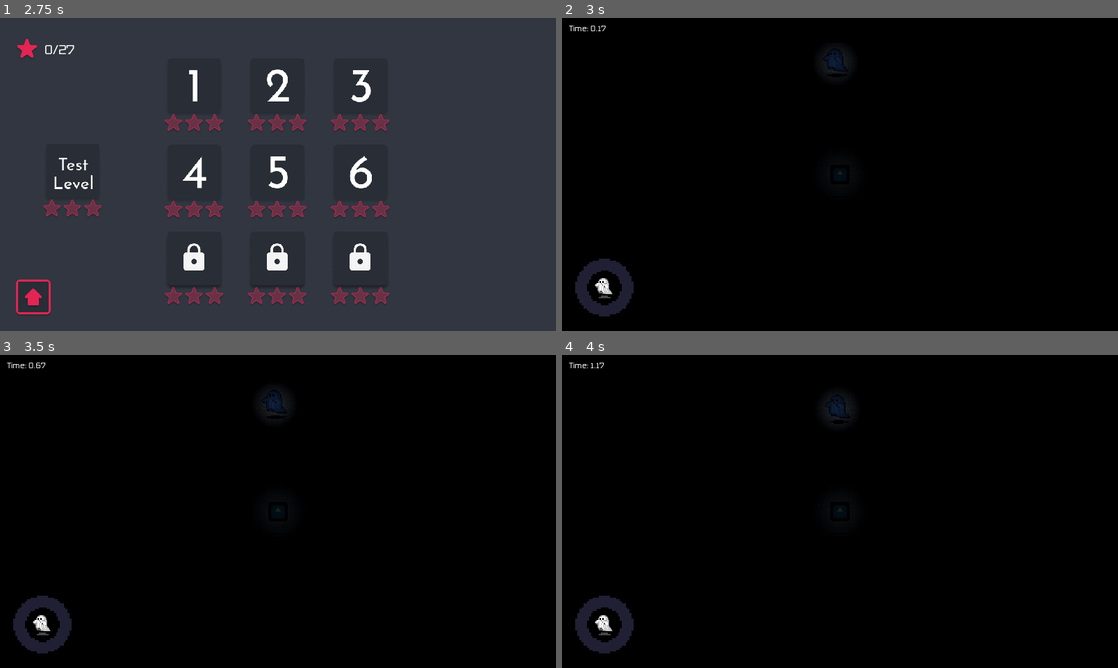
Above: before the commit, frames 1-4 (two rows, left to right).
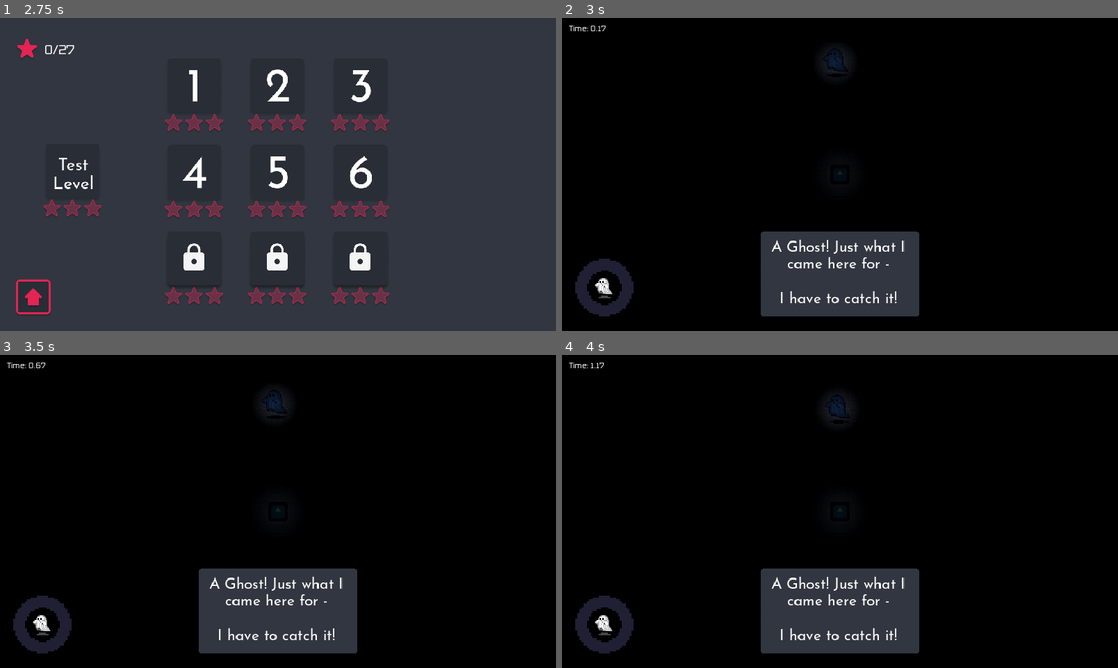
Above: after the commit, the same moments.

Repository: junyynyyn/Summer-Jam-2024
Game: Godot game, scene res://Scenes/Menus/main_menu.tscn
Same seed, same stepped clock (60 frames per second), same inputs: the game is played once before the commit and once after it. The engine's default icon, where the game draws it, is replaced by a stand-in: a white triangle on a blue panel in a dark square.
Inputs (mouse positions are in pixels of both pictures, inside the frame that each line leads up to):
- Up to frame 1 (2.75 s): click (278, 174) at 0.52 s; type "Alex" at 0.6 s; tap Enter at 1.25 s; move the mouse to (400, 158) at 1.27 s; hold D (right) 1.28-2 s; click (400, 158) at 1.35 s; tap W (up) at 1.52 s; click "Level Select" at 2 s
- Up to frame 2 (3 s): click "1" at 2.75 s
- Up to frame 3 (3.5 s): no input
- Up to frame 4 (4 s): tap E at 3.5 s; drag from (728, 527) to (840, 511) at 3.52 s

Frame 1 is identical in both runs. In frame 2, 7.7% of the frame differs, in the area x 35-65%, y 68-96%; in frame 3, 7.7%; in frame 4, 7.7%.

Commit message:
tutorial tweaks

Diff:
--- a/UniMelb Game Jam/Scenes/Levels/Level1.tscn
+++ b/UniMelb Game Jam/Scenes/Levels/Level1.tscn
@@ -1,12 +1,18 @@
-[gd_scene load_steps=8 format=3 uid="uid://cmjbjdvhvqpls"]
+[gd_scene load_steps=12 format=3 uid="uid://cmjbjdvhvqpls"]
 
 [ext_resource type="PackedScene" uid="uid://dubob17g2sofp" path="res://Scenes/Levels/Level.tscn" id="1_jdcf6"]
 [ext_resource type="PackedScene" uid="uid://dq5u3limjb855" path="res://Scenes/Levels/Level2.tscn" id="2_byn5r"]
 [ext_resource type="PackedScene" uid="uid://cguvwquhnifu3" path="res://Scenes/Enemies/Running Ghost.tscn" id="2_lvkg5"]
+[ext_resource type="Texture2D" uid="uid://h18l58ni77lq" path="res://Sprites/UI/Title-less panel.png" id="3_uq3vk"]
 [ext_resource type="Texture2D" uid="uid://d04a2mgrajs6r" path="res://Sprites/light.webp" id="3_ysdjt"]
+[ext_resource type="FontFile" uid="uid://b6pvaw02h3ynf" path="res://Sprites/UI/JosefinSans-Regular.ttf" id="4_gaefc"]
 [ext_resource type="PackedScene" uid="uid://ii8dc3g05ti5" path="res://Scenes/Enemies/Turning Ghost.tscn" id="4_mbat5"]
 [ext_resource type="PackedScene" uid="uid://k0ennervu7tv" path="res://Scenes/Enemies/Tutorial Ghost.tscn" id="5_2kt7n"]
 [ext_resource type="PackedScene" uid="uid://wwgwxru6aw8v" path="res://Scenes/Objects/Pedestal.tscn" id="7_l2qfa"]
+[ext_resource type="Script" path="res://Scripts/Tutorial Prompts.gd" id="10_8b27o"]
+
+[sub_resource type="RectangleShape2D" id="RectangleShape2D_bkpq5"]
+size = Vector2(245, 52)
 
 [node name="Level" groups=["Level1"] instance=ExtResource("1_jdcf6")]
 level_name = "Level1"
@@ -14,7 +20,39 @@
 next_level = ExtResource("2_byn5r")
 TwoStar = 5.2
 ThreeStar = 4.2
-Gold = 3.78
+Gold = 3.67
+
+[node name="TextureRect" type="TextureRect" parent="UI" index="4"]
+visible = false
+show_behind_parent = true
+z_index = -1
+anchors_preset = 7
+anchor_left = 0.5
+anchor_top = 1.0
+anchor_right = 0.5
+anchor_bottom = 1.0
+offset_left = -167.0
+offset_top = -207.0
+offset_right = 167.0
+offset_bottom = -26.0
+grow_horizontal = 2
+grow_vertical = 0
+texture = ExtResource("3_uq3vk")
+expand_mode = 1
+
+[node name="Label" type="Label" parent="UI/TextureRect" index="0"]
+layout_mode = 0
+offset_left = 4.0
+offset_top = 19.0
+offset_right = 324.0
+offset_bottom = 179.0
+theme_override_fonts/font = ExtResource("4_gaefc")
+theme_override_font_sizes/font_size = 31
+text = "A Ghost! Just what I came here for -
+
+I have to catch it!"
+horizontal_alignment = 1
+autowrap_mode = 3
 
 [node name="TileMap" parent="." index="2"]
 layer_0/tile_data = PackedInt32Array(262144, 65540, 1, 327680, 65540, 1, 393216, 65540, 1, 458752, 65540, 1, 262148, 65 …(2948 unchanged characters)…
@@ -45,3 +83,31 @@
 
 [node name="Pedestal" parent="." index="10" instance=ExtResource("7_l2qfa")]
 position = Vector2(112, 110)
+collision_layer = 0
+
+[node name="Tutorial Prompts" type="Node2D" parent="." index="11"]
+script = ExtResource("10_8b27o")
+
+[node name="Tutorial2ndPrompt" type="Area2D" parent="Tutorial Prompts" index="0"]
+collision_layer = 0
+
+[node name="CollisionShape2D" type="CollisionShape2D" parent="Tutorial Prompts/Tutorial2ndPrompt" index="0"]
+position = Vector2(112.5, 423)
+shape = SubResource("RectangleShape2D_bkpq5")
+
+[node name="Tutorial2ndPrompt2" type="Area2D" parent="Tutorial Prompts" index="1"]
+position = Vector2(0, -201)
+collision_layer = 0
+
+[node name="CollisionShape2D" type="CollisionShape2D" parent="Tutorial Prompts/Tutorial2ndPrompt2" index="0"]
+position = Vector2(112.5, 423)
+shape = SubResource("RectangleShape2D_bkpq5")
+
+[node name="Tutorial Timer" type="Timer" parent="Tutorial Prompts" index="2"]
+wait_time = 5.0
+one_shot = true
+autostart = true
+
+[connection signal="area_entered" from="Tutorial Prompts/Tutorial2ndPrompt" to="Tutorial Prompts" method="_on_tutorial_2_nd_prompt_area_entered"]
+[connection signal="area_entered" from="Tutorial Prompts/Tutorial2ndPrompt2" to="Tutorial Prompts" method="_on_tutorial_2_nd_prompt_area_entered"]
+[connection signal="timeout" from="Tutorial Prompts/Tutorial Timer" to="Tutorial Prompts" method="_on_tutorial_timer_timeout"]
--- /dev/null
+++ b/UniMelb Game Jam/Scripts/Tutorial Prompts.gd
@@ -0,0 +1,35 @@
+extends Node2D
+@onready var tutorialtext = get_node("/root/Level/UI/TextureRect/Label")
+@onready var tutorial = get_node("/root/Level/UI/TextureRect")
+
+
+# Called when the node enters the scene tree for the first time.
+func _ready():
+	if not Global.can_grapple:
+		tutorial.visible = true
+
+
+# Called every frame. 'delta' is the elapsed time since the previous frame.
+func _process(_delta):
+	pass
+
+
+func _on_tutorial_2_nd_prompt_area_entered(_area):
+	if not Global.can_grapple:
+		if tutorial.modulate != Color(1, 1, 1, 1):
+			var tween = get_tree().create_tween()
+			tween.tween_property(tutorial, "modulate:a", 1, 0.2).set_trans(Tween.TRANS_LINEAR)
+		tutorialtext.text = "I can't hold on to them for very long, I'll have to catch them all quickly."
+	$"Tutorial Timer".start()
+
+
+
+func _on_tutorial_timer_timeout():
+	if not Global.can_grapple:
+		var tween = get_tree().create_tween()
+		tween.tween_property(tutorial, "modulate:a", 0, 0.2).set_trans(Tween.TRANS_LINEAR)
+
+
+
+func _on_tutorial_prompt_area_entered(_area):
+	pass # Replace with function body.
